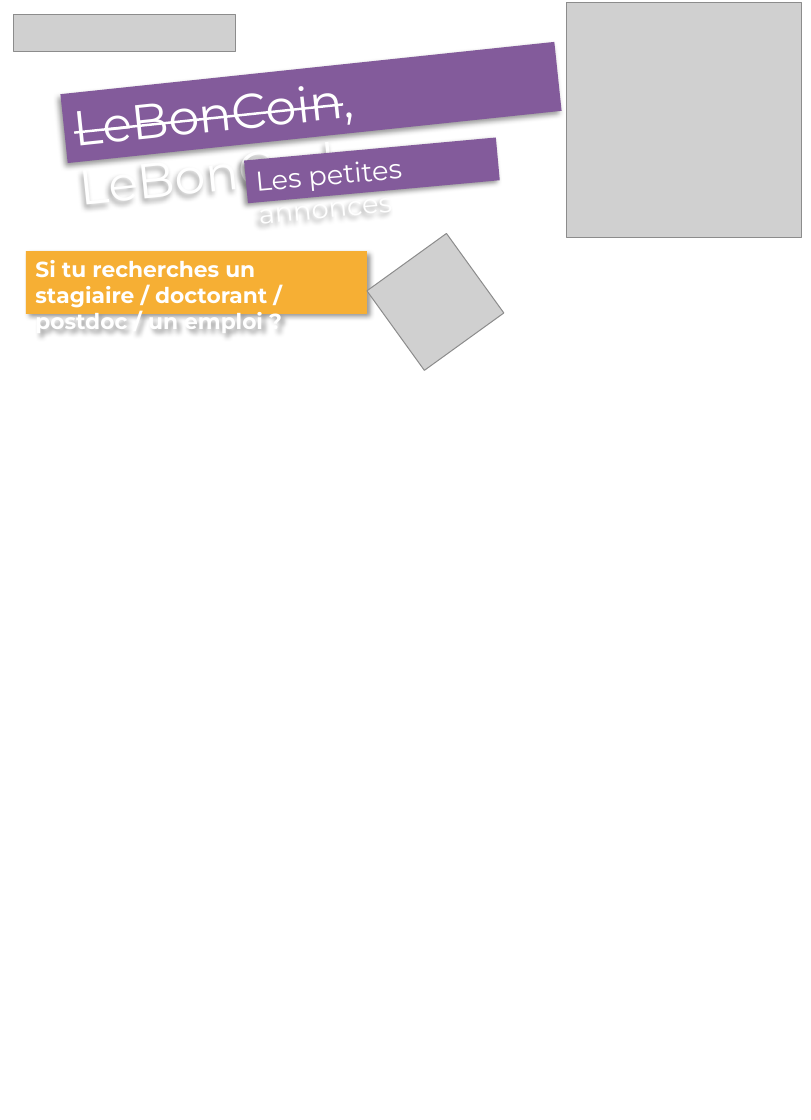
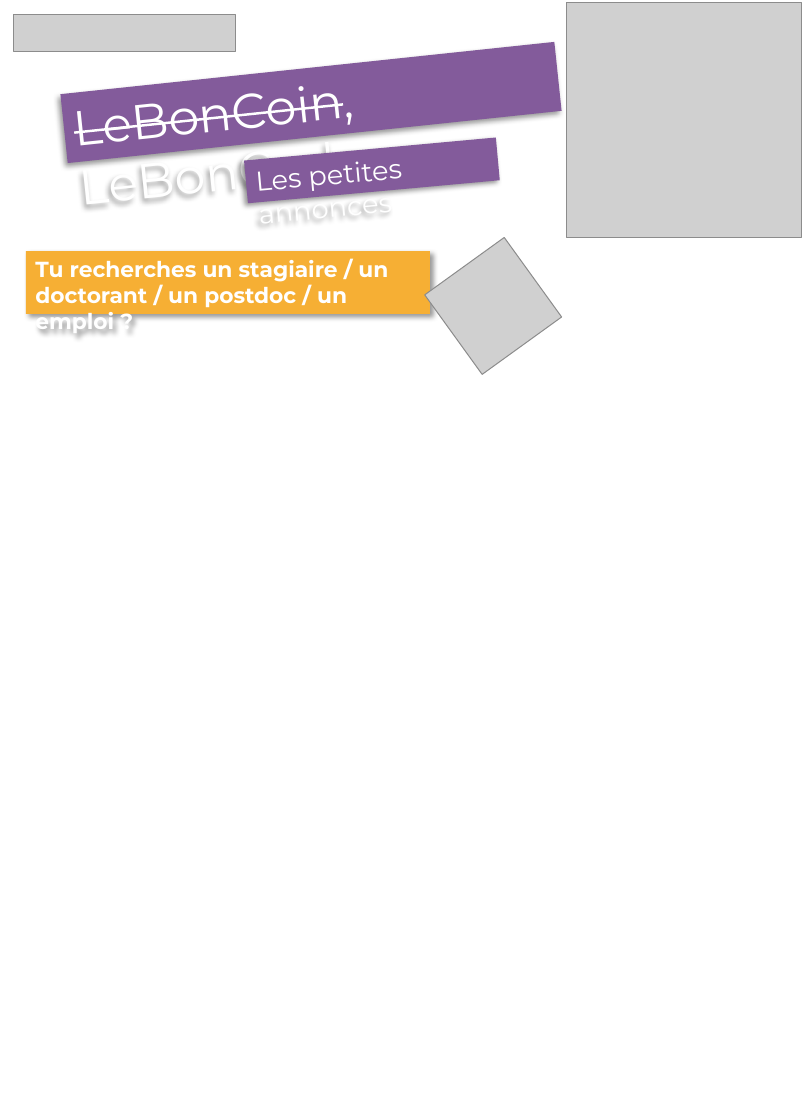
Before and after one commit to Lucien-Piat/bism_day_sign, a slide deck: slide 2 of src/print_A1.pptx. Drawn at 811x1120 pixels with LibreOffice and Linux fonts; fonts in the diff are those of the drawing; grey boxes stand for pictures. Boxes give left, top, right and bottom in pixels: in the first picture for what was removed or moved away, otherwise in the second. Text is boxed around its words. In the diff, an @@ line names an element or a change of style, - is before the commit and + after.

```diff
--- a/src/print_A1.pptx
+++ b/src/print_A1.pptx
@@ picture: place and size @@
-picture at (367,234,504,370)
+picture at (425,238,562,374)
@@ rectangle "Tu recherches un stagiaire / ...": place and size @@
-rectangle "Tu recherches un stagiaire / ..." at (25,251,367,314)
+rectangle "Tu recherches un stagiaire / ..." at (25,251,430,314)
@@ text in rectangle at (35,260,388,308): text changed @@
-Si tu recherches un stagiaire / doctorant / postdoc / un emploi ?
+Tu recherches un stagiaire / un doctorant / un postdoc / un emploi ?
```
Also in this commit, not shown: 2 other slides changed, 20 other files.
